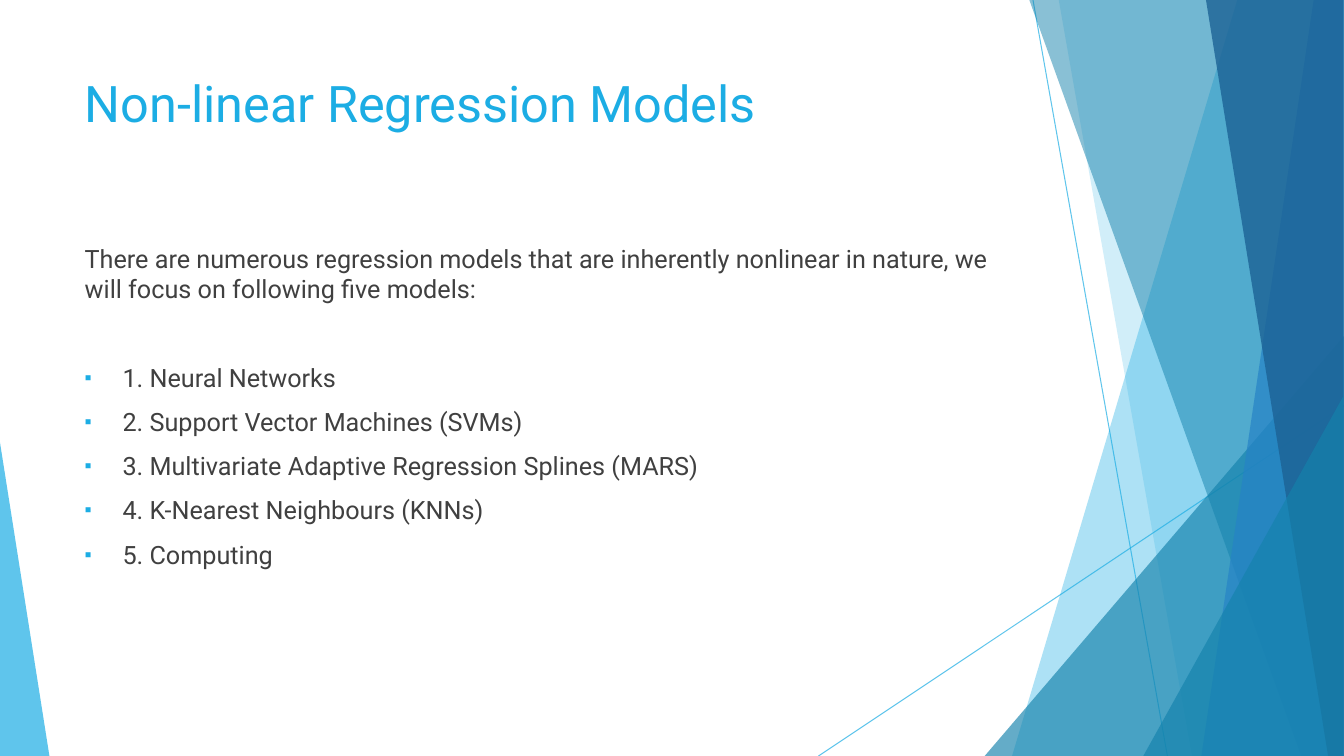
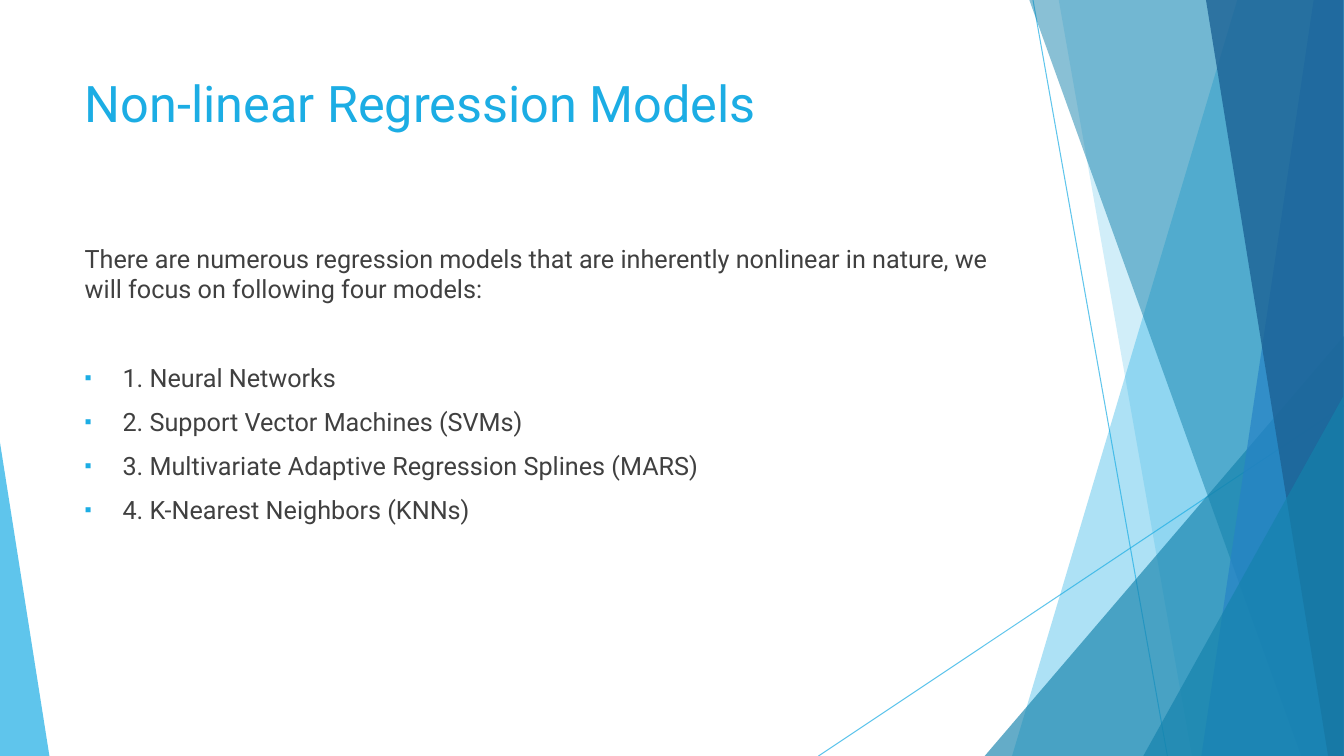
Before and after one commit to GabrielSantos33/Non-linear-regression, a slide deck: slide 9 of Non Linear regression.pptx. Drawn at 1344x756 pixels with LibreOffice and Linux fonts; fonts in the diff are those of the drawing. Boxes give left, top, right and bottom in pixels: in the first picture for what was removed or moved away, otherwise in the second. Text is boxed around its words. In the diff, an @@ line names an element or a change of style, - is before the commit and + after.

```diff
--- a/Non Linear regression.pptx
+++ b/Non Linear regression.pptx
@@ text at (85, 249, 987, 304): text changed @@
-There are numerous regression models that are inherently nonlinear in nature, we will focus on following five models:
+There are numerous regression models that are inherently nonlinear in nature, we will focus on following four models:
@@ text at (123, 499, 469, 525): text changed @@
-▪ 4. K-Nearest Neighbours (KNNs)
-▪ 5. Computing
+▪ 4. K-Nearest Neighbors (KNNs)
```
Also in this commit, not shown: 6 other slides changed, 11 slides added, 1 slide removed.
